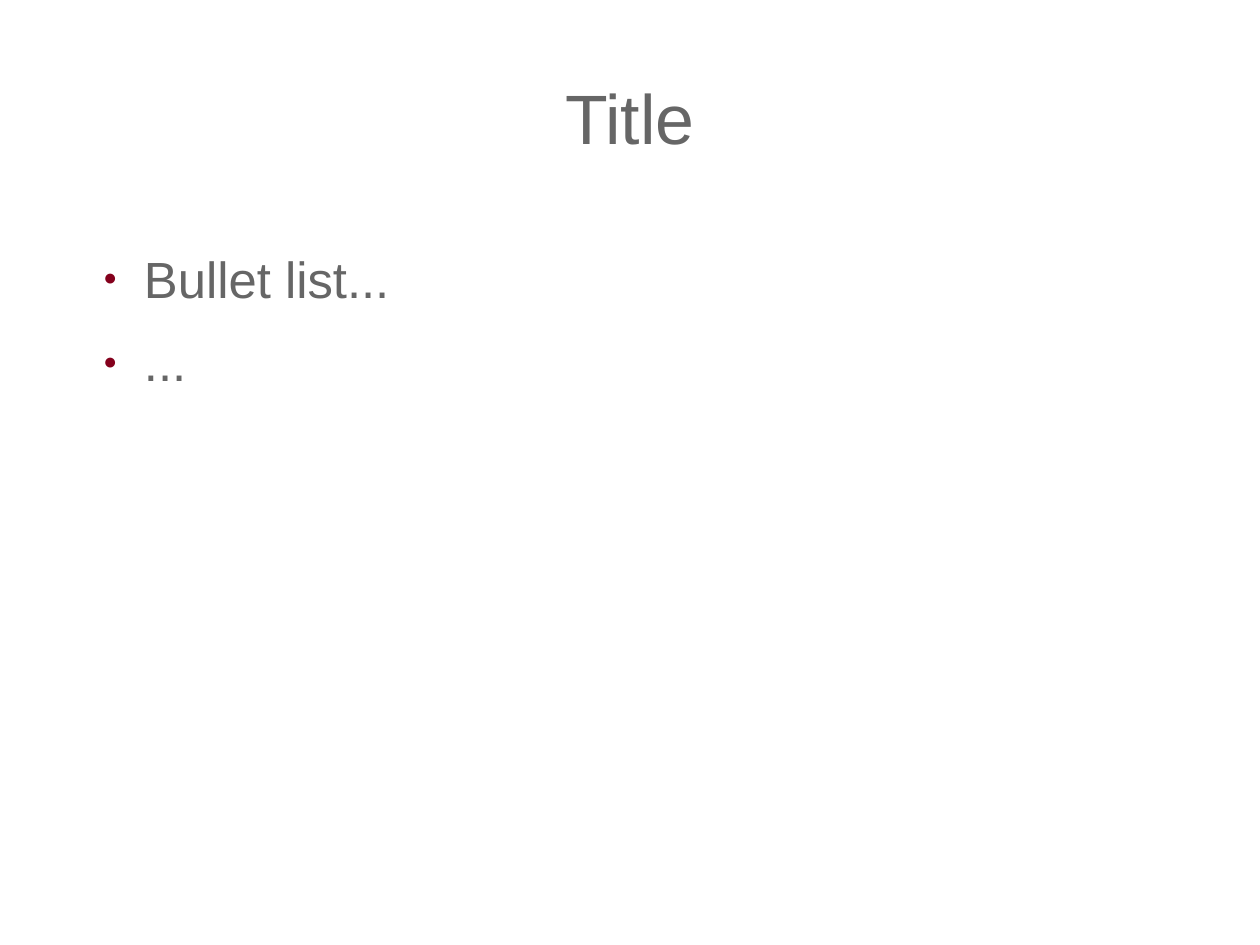
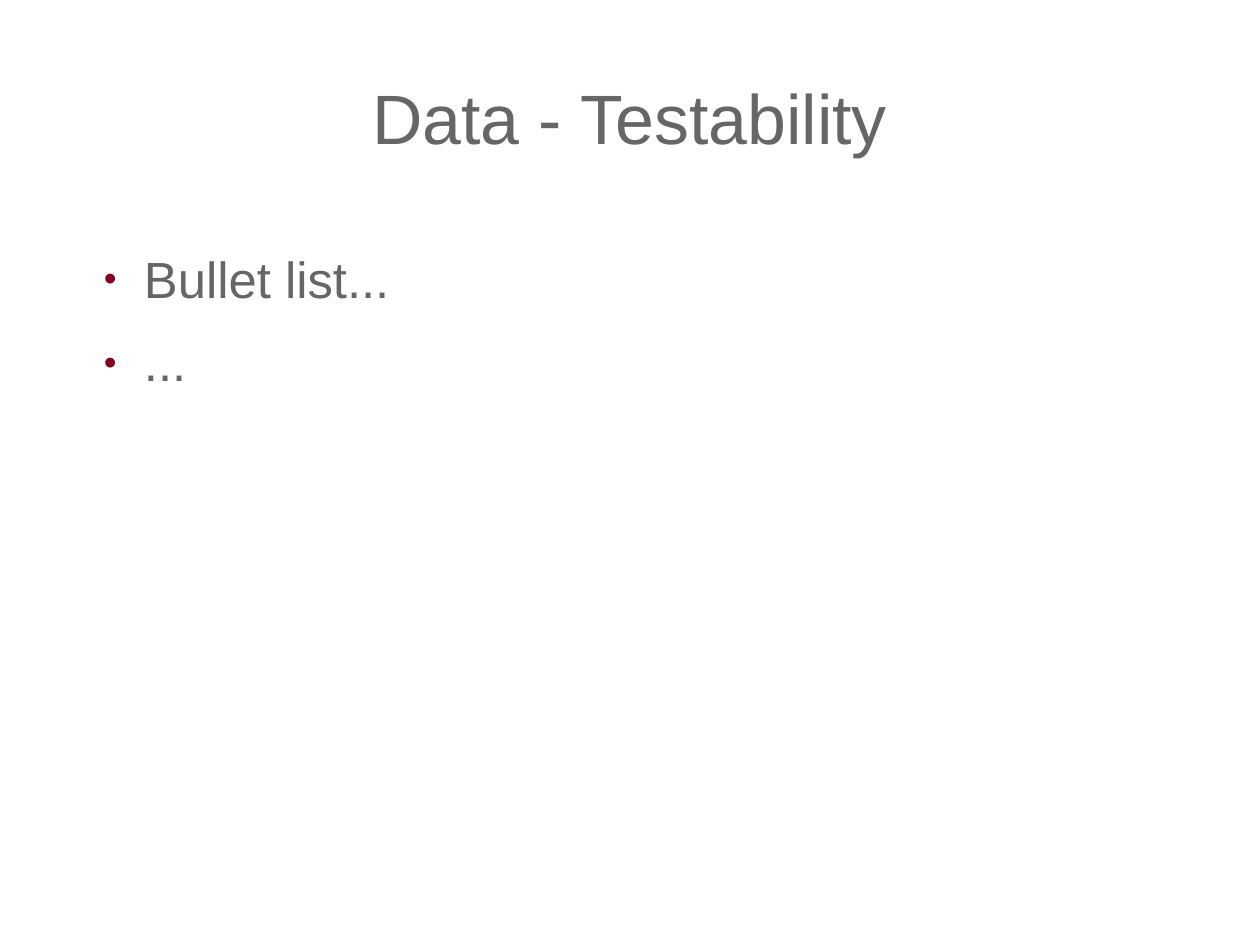
Before and after one commit to expath/expath-www, a slide deck: slide 17 of misc/2011-prague/presentation/fgeorges-servlex.odp (slide 14 before the commit). Drawn at 1260x945 pixels with LibreOffice and Linux fonts; fonts in the diff are those of the drawing; background and template pictures are left out. Boxes give left, top, right and bottom in pixels: in the first picture for what was removed or moved away, otherwise in the second. Text is boxed around its words. In the diff, an @@ line names an element or a change of style, - is before the commit and + after.

```diff
--- a/misc/2011-prague/presentation/fgeorges-servlex.odp
+++ b/misc/2011-prague/presentation/fgeorges-servlex.odp
@@ title at <box>372,93,887,157</box>: text changed @@
-Title
+Data - Testability
```
Also in this commit, not shown: 7 other slides changed, 6 slides added, 16 slides removed, 2 other files.
